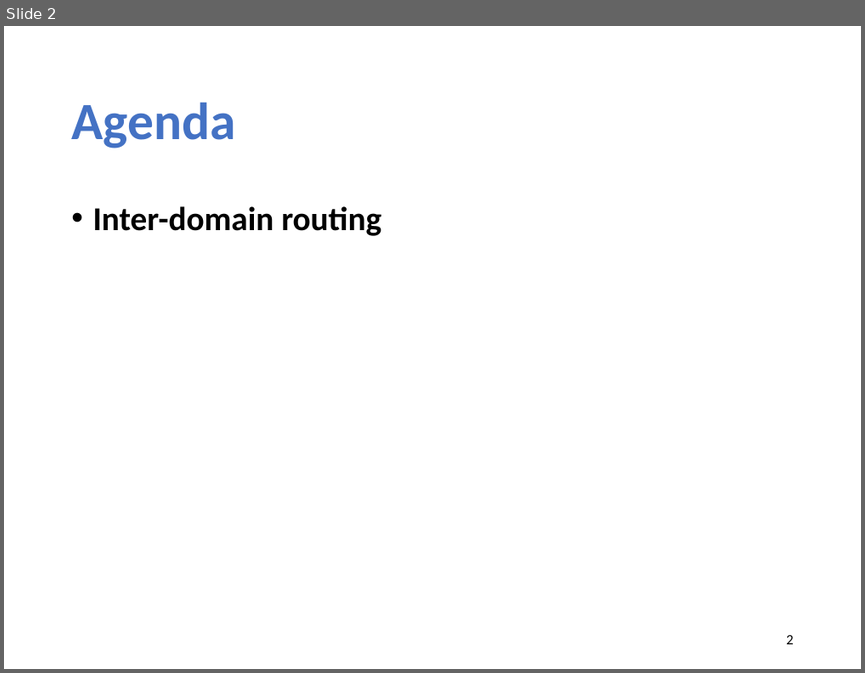
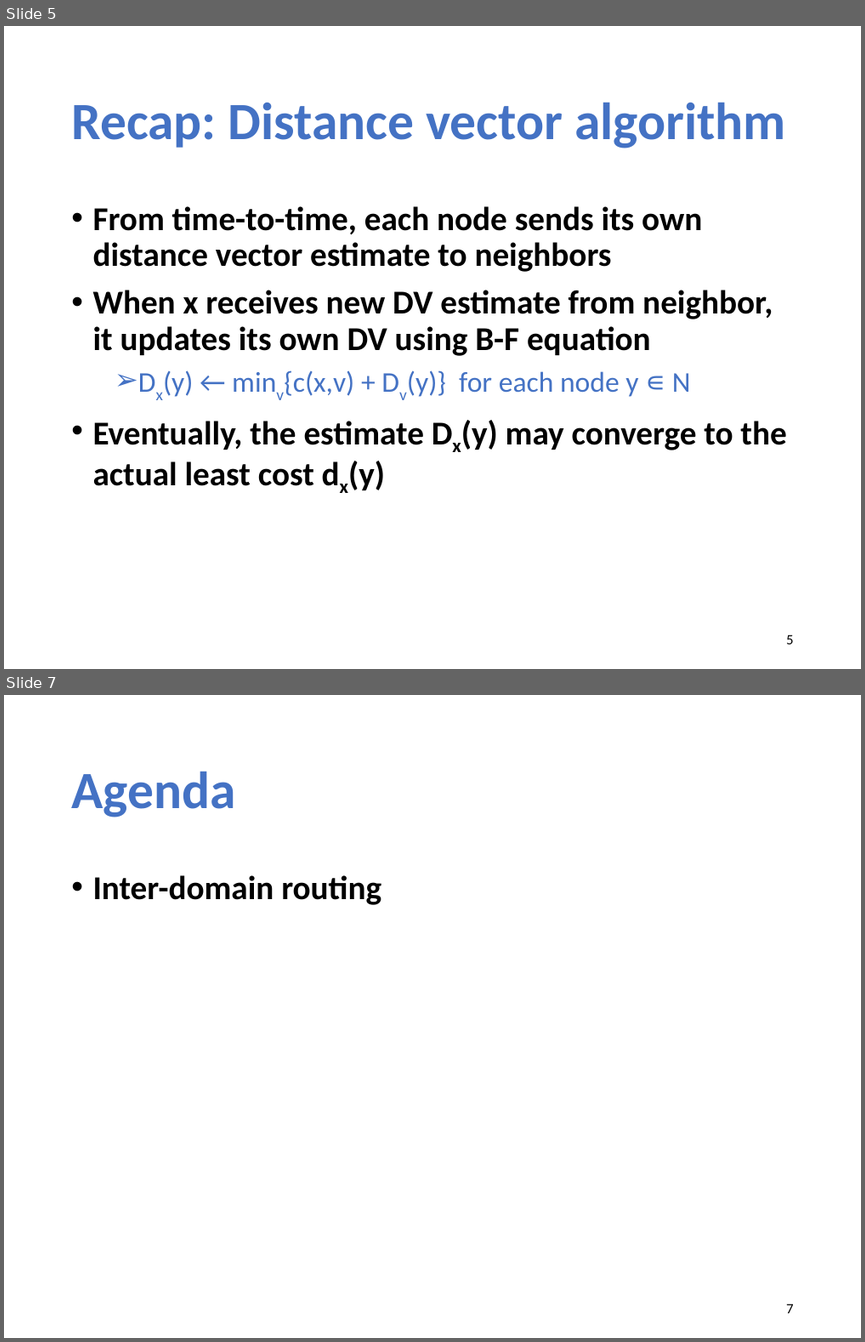
Before and after one commit to xinjin/course-net, a slide deck: slides/lec14_interdomain.pptx. Shown one above the other, each under a label of ours: slide 2 before the commit, slides 5 and 7 after it; the slides between them are not shown. The pictures are 865x673 and 865x1342 pixels, drawn with LibreOffice and Linux fonts; fonts in the diff are those of the drawing. Boxes give left, top, right and bottom in pixels: in the first picture for what was removed or moved away, otherwise in the second. Text is boxed around its words. In the diff, an @@ line names an element or a change of style, - is before the commit and + after.

```diff
--- a/slides/lec14_interdomain.pptx
+++ b/slides/lec14_interdomain.pptx
@@ slide 5 added at [4, 26, 861, 669], background #FFFFFF @@
@@ title added at [71, 102, 785, 148], 44 pt, text #4472C4, bold @@
+Recap: Distance vector algorithm
@@ text added at [93, 206, 786, 490], 28 pt, text #000000, bold @@
+• From time-to-time, each node sends its own distance vector estimate to neighbors
+• When x receives new DV estimate from neighbor, it updates its own DV using B-F equation
+  ➢ Dx(y) ← minv{c(x,v) + Dv(y)} for each node y ∊ N
+• Eventually, the estimate Dx(y) may converge to the actual least cost dx(y)
@@ page number added at [786, 635, 793, 644], 12 pt, text #000000 @@
+5
@@ what was slide 2 is now slide 7 @@
@@ page number at [786, 1304, 793, 1313]: text changed @@
-2
+7
```
Also in this commit, not shown: 1 slide changed, 4 other slides added, 19 other files.
